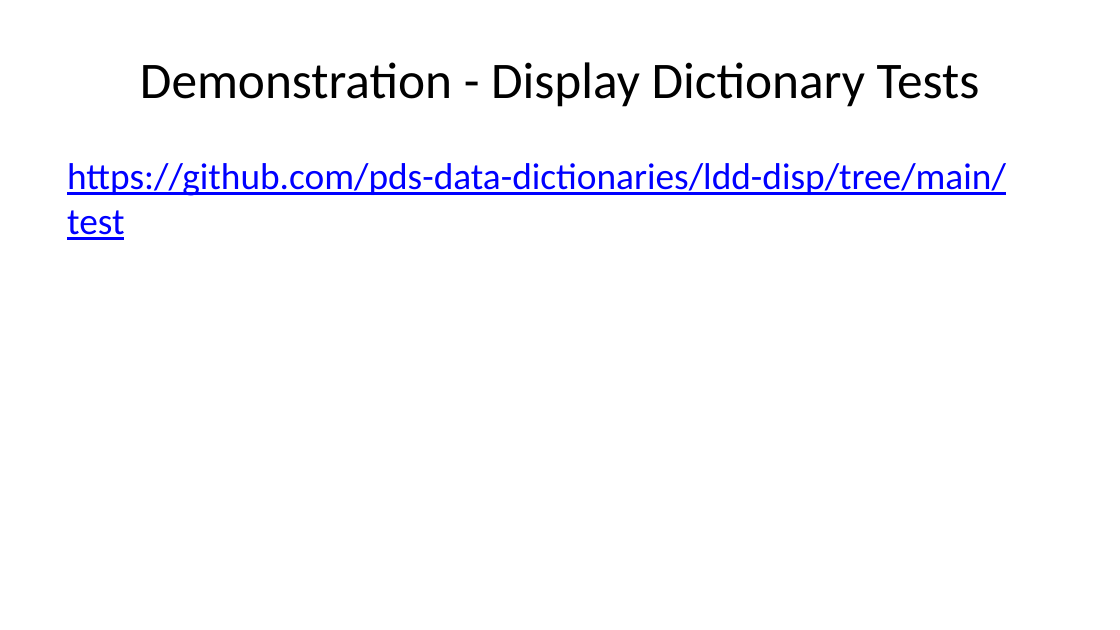
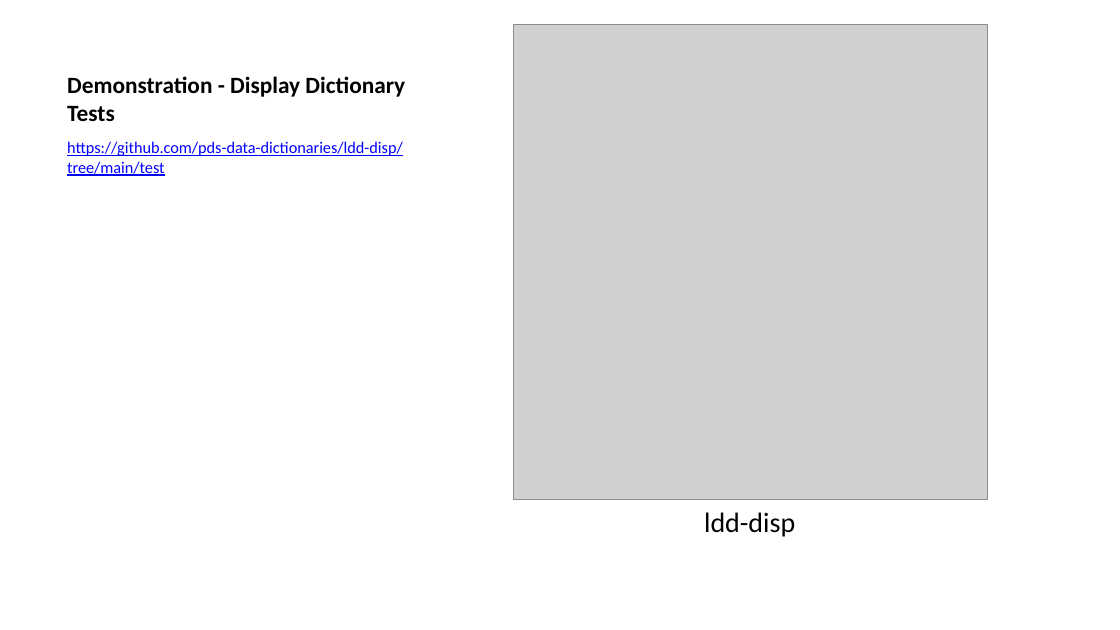
Before and after one commit to sbn-psi/dmsp, a slide deck: slide 10 of LDDTesting/stone-LDDTestingPrinciples.pptx. Drawn at 1120x630 pixels with LibreOffice and Linux fonts; fonts in the diff are those of the drawing; grey boxes stand for pictures. Boxes give left, top, right and bottom in pixels: in the first picture for what was removed or moved away, otherwise in the second. Text is boxed around its words. In the diff, an @@ line names an element or a change of style, - is before the commit and + after.

```diff
--- a/LDDTesting/stone-LDDTestingPrinciples.pptx
+++ b/LDDTesting/stone-LDDTestingPrinciples.pptx
@@ title "Demonstration - Display Dictionary Tests" at [67, 76, 405, 121]: size 33 to 15 pt, bold on; alignment centre to left; vertical alignment middle to bottom @@
@@ picture added at [513, 25, 988, 500] @@
@@ text "https://github.com/pds-data-dictionaries/ldd-disp/tree/main/ ...": place and size @@
-text "https://github.com/pds-data-dictionaries/ldd-disp/tree/main/ ..." at [67, 163, 1006, 240]
+text "https://github.com/pds-data-dictionaries/ldd-disp/tree/main/ ..." at [67, 141, 403, 176]
@@ text "https://github.com/pds-data-dictionaries/ldd-disp/tree/main/ ..." at [67, 141, 403, 176]: size 24 to 10.5 pt; less space between paragraphs @@
@@ text added at [704, 512, 795, 537], 18 pt, text #000000 @@
+ldd-disp
```
Also in this commit, not shown: 3 other slides changed, 2 slides added, 7 other files.
